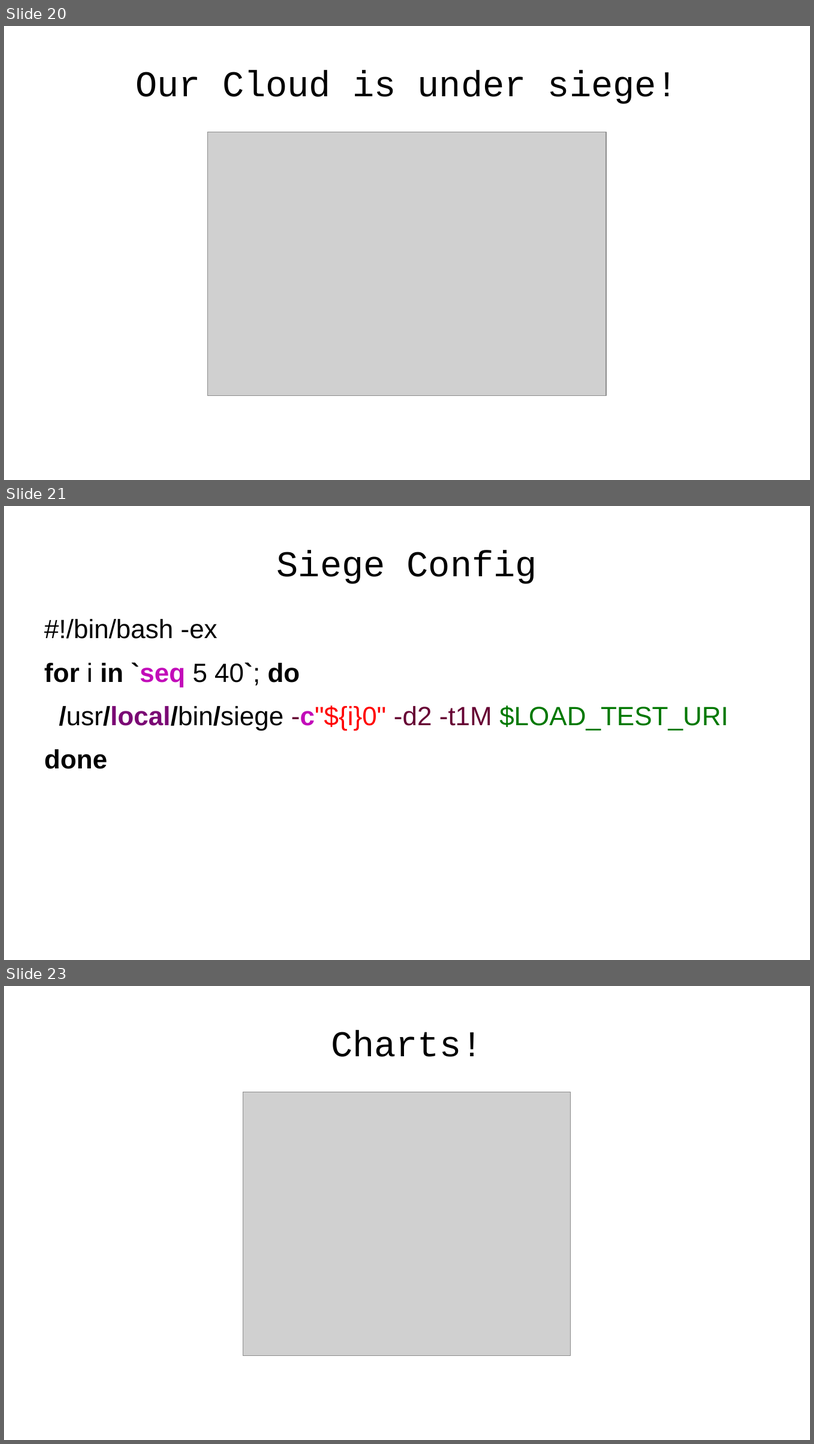
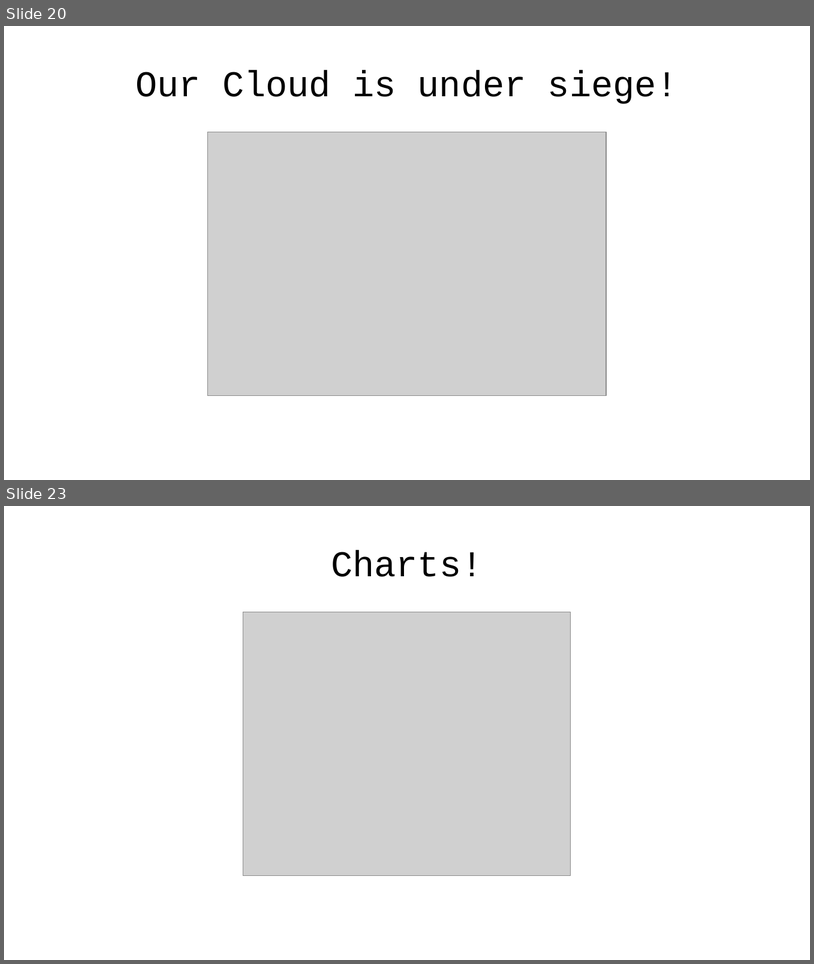
Before and after one commit to emgiezet/meetphp-8, a slide deck: presentation/presentation.odp. Shown one above the other, each under a label of ours: slides 20, 21 and 23 before the commit, slides 20 and 23 after it; the slides between them are not shown. The pictures are 814x1444 and 814x964 pixels, drawn with LibreOffice and Linux fonts; fonts in the diff are those of the drawing; grey boxes stand for pictures; background and template pictures are left out. Boxes give left, top, right and bottom in pixels: in the first picture for what was removed or moved away, otherwise in the second. Text is boxed around its words. In the diff, an @@ line names an element or a change of style, - is before the commit and + after.

```diff
--- a/presentation/presentation.odp
+++ b/presentation/presentation.odp
@@ slide 21 removed at [4,506,810,960], background picture (left out) @@
@@ title removed at [277,550,537,584] @@
-Siege Config
@@ text removed at [44,619,729,769] @@
-#!/bin/bash -ex
-for i in `seq 5 40`; do
-/usr/local/bin/siege -c"${i}0" -d2 -t1M $LOAD_TEST_URI
-done
```
Also in this commit, not shown: 6 slides changed, 4 slides added, 2 other slides removed, 4 other files.
